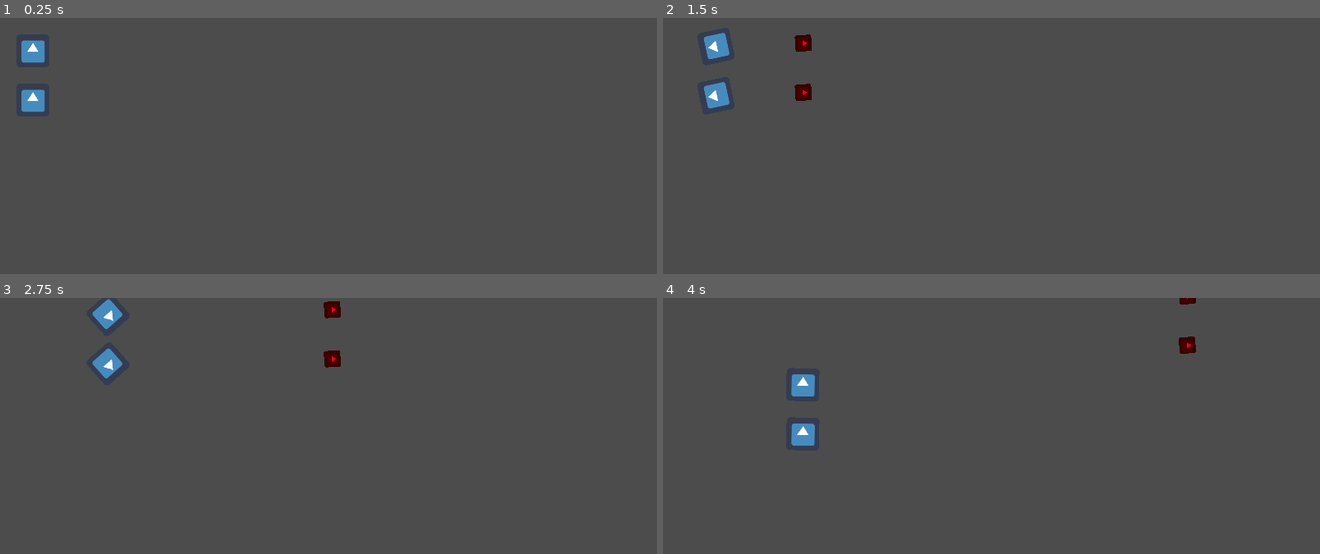
Above: before the commit, frames 1-4 (two rows, left to right).
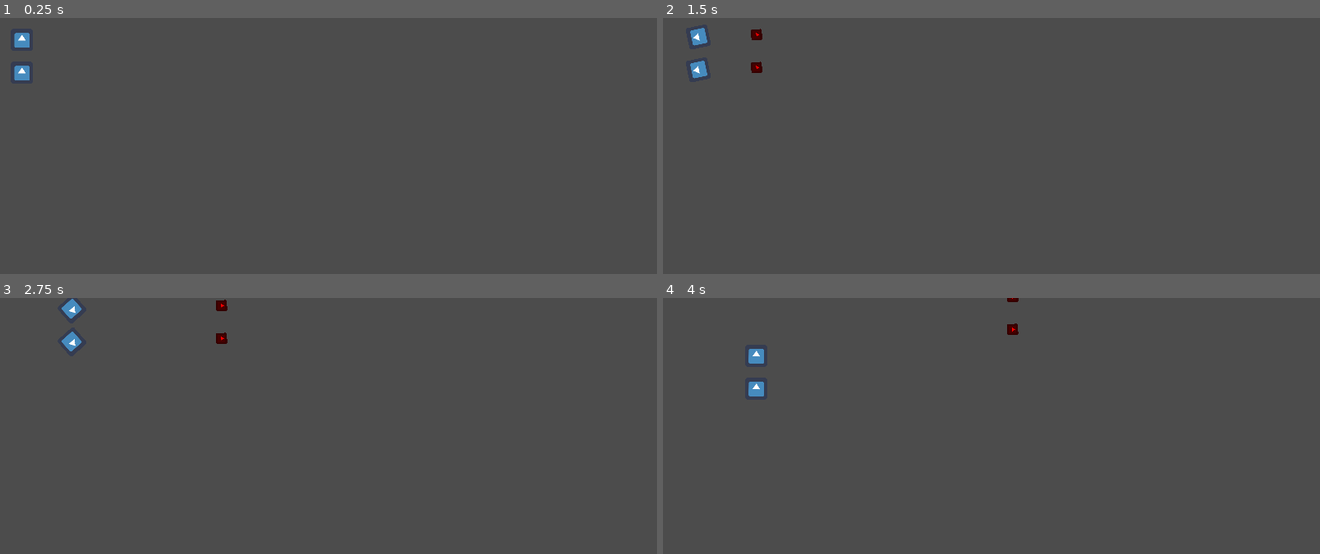
Above: after the commit, the same moments.

Repository: blongty/kingcastlehigh
Game: Godot game, scene res://levels/Node2D.tscn
The game is run twice, just before and just after one commit, with the same random seed, the same clock (stepped at 60 frames per second) and the same inputs. The engine's default icon, where the game draws it, is replaced by a stand-in: a white triangle on a blue panel in a dark square.
Inputs (mouse positions are in pixels of both pictures, inside the frame that each line leads up to):
- Up to frame 1 (0.25 s): no input
- Up to frame 2 (1.5 s): tap Enter at 0.5 s; move the mouse to (1136, 184) at 0.52 s; hold Right (ui_right) 0.53-1.28 s; click (1136, 184) at 0.67 s; tap Space (ui_select) at 0.77 s; move the mouse to (860, 220) at 1.27 s; hold Down (ui_down) from 1.28 s (still down); click (860, 220) at 1.42 s
- Up to frame 3 (2.75 s): tap Space (ui_select) at 1.52 s; move the mouse to (394, 400) at 2.02 s; release Down (ui_down) at 2.03 s; hold Right (ui_right) from 2.03 s (still down); click (394, 400) at 2.17 s
- Up to frame 4 (4 s): move the mouse to (outside the picture) at 2.77 s; release Right (ui_right) at 2.78 s; hold Up (ui_up) 2.78-3.53 s; click (outside the picture) at 2.92 s; tap Space (ui_select) at 3.02, 3.77 s; move the mouse to (1188, 538) at 3.52 s; hold Left (ui_left) from 3.53 s (still down); click (1188, 538) at 3.67 s

The runs differ from the first frame. In frame 1, 0.8% of the frame differs, in the area x 2-7%, y 5-37%; in frame 2, 1.3%; in frame 3, 1.3%, in the area x 9-52%, y 0-32%; in frame 4, 1.2%.

Commit message:
Added basic snowball operation. Created demo for snowball use.

Diff:
--- /dev/null
+++ b/components/objects/snowball/snowball.gd
@@ -0,0 +1,25 @@
+extends RigidBody2D
+
+var direction : Vector2
+
+export(float) var speed = 2500
+
+# Once added to the scene tree, function will immediately start moving
+func _ready():
+	apply_impulse(Vector2(), direction.normalized() * speed)
+
+
+# Call this function before adding the instance to the tree
+# Given a point, will launch snowball towards that point
+func set_direction(target : Vector2):
+	direction = target - get_transform().get_origin()
+	direction = direction.normalized()
+
+
+#func _input(event):
+#	if event is InputEventKey and event.scancode == KEY_SPACE:
+#		if event.is_pressed() and not event.is_echo():
+#			print('fire')
+#			set_direction(get_transform().get_origin() + Vector2(200,0))
+#			print(direction)
+#			apply_impulse(Vector2(), direction.normalized() * speed)
--- /dev/null
+++ b/components/objects/snowball/snowball.tscn
@@ -0,0 +1,23 @@
+[gd_scene load_steps=4 format=2]
+
+[ext_resource path="res://components/objects/snowball/snowball.gd" type="Script" id=1]
+[ext_resource path="res://components/objects/snowball/base.png" type="Texture" id=2]
+
+[sub_resource type="CircleShape2D" id=1]
+radius = 42.9459
+
+[node name="Snowball" type="RigidBody2D"]
+gravity_scale = 0.0
+script = ExtResource( 1 )
+
+[node name="Sprite" type="Sprite" parent="."]
+texture = ExtResource( 2 )
+__meta__ = {
+"_edit_lock_": true
+}
+
+[node name="CollisionShape2D" type="CollisionShape2D" parent="."]
+shape = SubResource( 1 )
+__meta__ = {
+"_edit_lock_": true
+}
--- /dev/null
+++ b/levels/snowball_demo/demo.gd
@@ -0,0 +1,10 @@
+extends Node2D
+
+export(PackedScene) var snowball
+
+func _input(event):
+	if event is InputEventMouseButton:
+		if event.get_button_index() == BUTTON_LEFT and event.is_pressed():
+			var node = snowball.instance()
+			node.set_direction(get_local_mouse_position())
+			add_child(node)
--- /dev/null
+++ b/levels/snowball_demo/demo.tscn
@@ -0,0 +1,9 @@
+[gd_scene load_steps=3 format=2]
+
+[ext_resource path="res://levels/snowball_demo/demo.gd" type="Script" id=1]
+[ext_resource path="res://components/objects/snowball/snowball.tscn" type="PackedScene" id=2]
+
+[node name="Node2D" type="Node2D"]
+position = Vector2( 963.435, 520.375 )
+script = ExtResource( 1 )
+snowball = ExtResource( 2 )
--- a/project.godot
+++ b/project.godot
@@ -21,10 +21,12 @@
 
 [display]
 
-window/size/width=1280
-window/size/height=720
+window/size/width=1920
+window/size/height=1080
+window/size/test_width=1280
+window/size/test_height=720
 window/stretch/mode="2d"
-window/stretch/aspect="keep_width"
+window/stretch/aspect="keep"
 
 [rendering]
 
Binary file added: components/objects/snowball/base.png
Not shown, added: components/objects/snowball/base.png.import
Not shown, removed: art/.gitignore
Not shown, added: components/objects/snowball/base.png~
